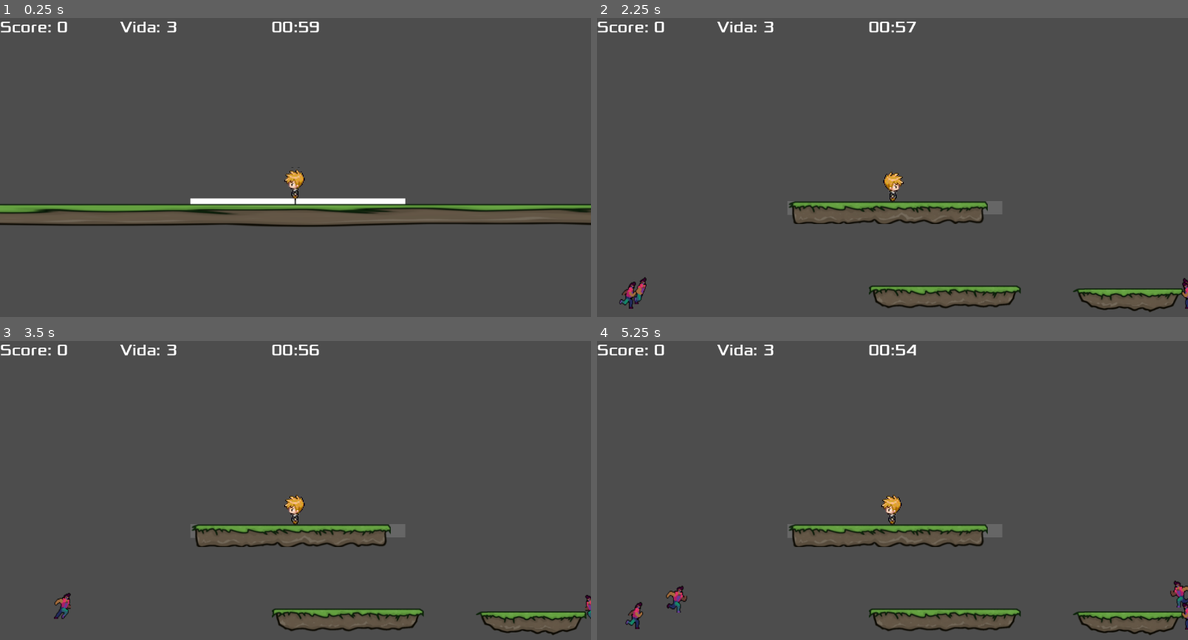
Above: before the commit, frames 1-4 (two rows, left to right).
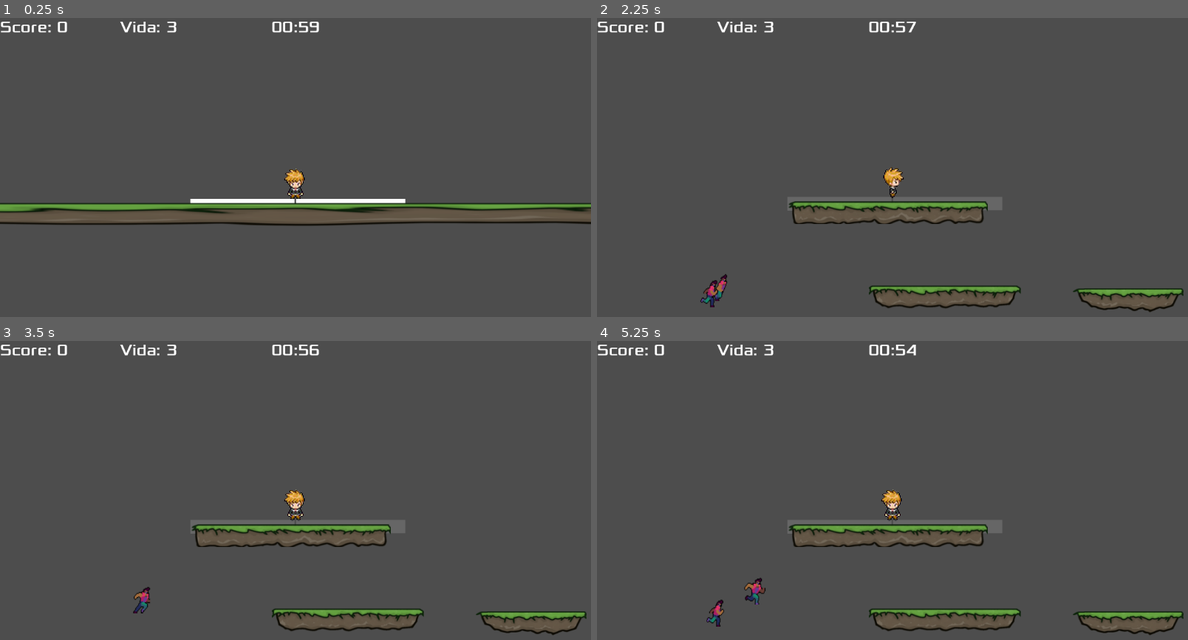
Above: after the commit, the same moments.

Repository: Jean-Lucca/GameDev-PUCRS-202501
Game: Godot game, scene res://Main.tscn
Two runs of this game, one before a commit and one after it. Both use one fixed random seed, a clock stepped at 60 frames per second and the inputs below. The engine's default icon, where the game draws it, is replaced by a stand-in: a white triangle on a blue panel in a dark square.
Inputs (mouse positions are in pixels of both pictures, inside the frame that each line leads up to):
- Up to frame 1 (0.25 s): no input
- Up to frame 2 (2.25 s): tap Enter at 0.5, 2 s; move the mouse to (1022, 167) at 0.52 s; press the mouse at (1022, 167) at 0.53 s; hold D (right) 0.53-1.28 s; tap Space at 1.25 s; move the mouse to (774, 200) at 1.27 s; release the mouse at (774, 200) at 1.28 s; hold S (down) 1.28-2.03 s; tap 2 (go_to_level_2) at 1.35 s; move the mouse to (951, 110) at 2.02 s; press the mouse at (951, 110) at 2.03 s; hold D (right) from 2.03 s (still down)
- Up to frame 3 (3.5 s): move the mouse to (265, 574) at 2.77 s; release D (right) at 2.78 s; release the mouse at (265, 574) at 2.78 s; hold W (up) from 2.78 s (still down); tap 2 (go_to_level_2) at 2.85 s
- Up to frame 4 (5.25 s): move the mouse to (1069, 556) at 3.52 s; release W (up) at 3.53 s; press the mouse at (1069, 556) at 3.53 s; hold A (left) 3.53-5.03 s; move the mouse to (715, 457) at 4.27 s; release the mouse at (715, 457) at 4.28 s; tap 2 (go_to_level_2) at 4.35 s; move the mouse to (922, 508) at 5.02 s; press the mouse at (922, 508) at 5.03 s; hold S (down) from 5.03 s (still down)

The runs differ from the first frame. In frame 1, 3.1% of the frame differs, in the area x 0-100%, y 49-70%; in frame 2, 1.3%; in frame 3, 1.1%; in frame 4, 1.6%.

Commit message:
organizado spawner, adicionado camera shake

Diff:
--- a/Game.gd
+++ b/Game.gd
@@ -1,9 +1,12 @@
 extends Node2D
 
 @export var player: CharacterBody2D
+@export var camera: Camera2D
 @export var scene_limit: Marker2D
 @export var mob_scene: PackedScene
 @export var current_scene: Node2D = null
+@onready var Spawn_esquerda = $SpawnEsquerda
+@onready var Spawn_direita = $SpawnDireita
 var spawn_timer : float = 0.0
 var spawn_interval : float = 2.0  # Spawn mobs every 5 seconds
 var time_left := 60.0
@@ -13,8 +16,9 @@
 	get_tree().call_group("Player","print_position")
 	current_scene = get_child(1)
 	player = current_scene.get_node("AnimPlayer")
+	camera = player.get_node("Camera2D")
+	camera.add_to_group("Camera")
 	scene_limit = current_scene.get_node("SceneLimit")
-
 	$BackgroundMusic.play()
 	AudioServer.set_bus_volume_linear(1, 0.3)
 
@@ -72,7 +76,7 @@
 	# LEFT MOB
 	var mob = mob_scene.instantiate()
 	mob.add_to_group("Enemies")
-	var left_spawn_pos = Vector2(camera_pos.x - screen_half_width + 50, initial_y_position)
+	var left_spawn_pos = Vector2(Spawn_esquerda.position.x - player.position.x, initial_y_position)
 	mob.global_position = left_spawn_pos
 	current_scene.add_child(mob)
 
@@ -83,7 +87,7 @@
 	# RIGHT MOB
 	var mob2 = mob_scene.instantiate()
 	mob2.add_to_group("Enemies")
-	var right_spawn_pos = Vector2(camera_pos.x + screen_half_width - 50, initial_y_position)
+	var right_spawn_pos = Vector2(Spawn_direita.position.x + player.position.x, initial_y_position)
 	mob2.global_position = right_spawn_pos
 
 	var sprite2 = mob2.get_node("AnimatedSprite2D")
--- a/Levels/Level1.tscn
+++ b/Levels/Level1.tscn
@@ -1,7 +1,8 @@
-[gd_scene load_steps=6 format=3 uid="uid://60okax2aajfx"]
+[gd_scene load_steps=7 format=3 uid="uid://60okax2aajfx"]
 
 [ext_resource type="PackedScene" uid="uid://d3equlu2k18pa" path="res://Player/AnimPlayer.tscn" id="1_ysn8j"]
 [ext_resource type="PackedScene" uid="uid://ciu6qrhn3f35e" path="res://Weapons/Bullet.tscn" id="2_6ll4n"]
+[ext_resource type="Script" uid="uid://djgyigcwfq8jo" path="res://Levels/camera_2d.gd" id="3_iotdp"]
 [ext_resource type="Texture2D" uid="uid://bj33xhy6d31ui" path="res://Sprites/grass2.png" id="4_bdlbp"]
 
 [sub_resource type="RectangleShape2D" id="RectangleShape2D_uu6xs"]
@@ -21,9 +22,10 @@
 drag_horizontal_enabled = true
 drag_vertical_enabled = true
 editor_draw_drag_margin = true
+script = ExtResource("3_iotdp")
 
 [node name="StaticBody2D2" type="StaticBody2D" parent="."]
-position = Vector2(779, 468)
+position = Vector2(771, 466)
 collision_mask = 2
 metadata/_edit_group_ = true
 
@@ -34,7 +36,6 @@
 
 [node name="CollisionShape2D" type="CollisionShape2D" parent="StaticBody2D2"]
 position = Vector2(-168, 1)
-scale = Vector2(1.5, 1.5)
 shape = SubResource("RectangleShape2D_uu6xs")
 
 [node name="Area2D" type="Area2D" parent="."]
--- /dev/null
+++ b/Levels/camera_2d.gd
@@ -0,0 +1,25 @@
+extends Camera2D
+
+@export var shake_intensity := 10.0
+@export var shake_duration := 0.3
+
+var _shake_time_left := 0.0
+var _original_offset := Vector2.ZERO
+
+func _ready():
+	_original_offset = offset
+
+
+func _process(delta):
+	if _shake_time_left > 0:
+		_shake_time_left -= delta
+		var shake = Vector2(
+			randf_range(-1, 1),
+			randf_range(-1, 1)
+		) * shake_intensity
+		offset = _original_offset + shake
+		if _shake_time_left <= 0:
+			offset = _original_offset
+
+func shake():
+	_shake_time_left = shake_duration
--- a/Main.tscn
+++ b/Main.tscn
@@ -50,3 +50,9 @@
 [node name="BackgroundMusic2D" type="AudioStreamPlayer2D" parent="."]
 stream = ExtResource("5_fos0i")
 bus = &"BGM"
+
+[node name="SpawnEsquerda" type="Marker2D" parent="."]
+position = Vector2(-44, 322)
+
+[node name="SpawnDireita" type="Marker2D" parent="."]
+position = Vector2(1195, 317)
--- a/Player/AnimPlayer.gd
+++ b/Player/AnimPlayer.gd
@@ -15,10 +15,10 @@
 var indicators = {}  # Dicionário para rastrear indicadores por inimigo
 var facing_dir := 1  # 1 = right, -1 = left
 @onready var hit_sound = $HitSound
-@onready var life = 3
+@onready var life = 300000000
 var is_invincible = false
 var invincibility_time = 0.0
-const INVINCIBILITY_DURATION = 3.0
+const INVINCIBILITY_DURATION = 1.5
 
 func _ready():
 	add_to_group("AnimPlayer")
@@ -37,7 +37,7 @@
 	var vel := Input.get_axis("left", "right")
 	if vel != 0:
 		facing_dir = sign(vel)
-		print(facing_dir)
+		#print(facing_dir)
 
 	if Input.is_action_just_pressed("left") || Input.is_action_just_pressed("right"):
 		var enemy_hit = detect_enemy_in_direction(facing_dir)
@@ -54,7 +54,7 @@
 			enemy_hit.die()
 
 			# Move player to enemy's X position (only X)
-			#global_position.x = enemy_x
+			global_position.x = enemy_x
 
 			# Calculate how much the player moved
 			var delta_x = enemy_x - old_x
@@ -180,21 +180,7 @@
 			$PlayerSprite.modulate = Color(1, 1, 1)  # volta ao normal
 	# move_8way(delta)
 	move_side(delta)
-	check_enemy_collisions()
 	detect_enemy_in_direction_delta()
-
-	#if position.y >= 1200:
-		#get_tree().change_scene_to_file("res://scenes/GameOver.tscn")
-
-func check_enemy_collisions():
-	var enemies = get_tree().get_nodes_in_group("Enemies")
-	for enemy in enemies:
-		if not is_instance_valid(enemy):
-			continue
-		if global_position.distance_to(enemy.global_position) < 40:
-			# Arbitrary hit radius; adjust as needed
-			take_damage()
-			break
 
 func take_damage():
 	if is_invincible:
--- a/Player/AnimPlayer.tscn
+++ b/Player/AnimPlayer.tscn
@@ -147,9 +147,9 @@
 script = ExtResource("1_kpjcp")
 
 [node name="PlayerSprite" type="AnimatedSprite2D" parent="."]
+position = Vector2(0, -9)
 sprite_frames = SubResource("SpriteFrames_efikj")
-animation = &"left"
-frame_progress = 0.605193
+animation = &"down"
 
 [node name="CollisionShape2D" type="CollisionShape2D" parent="."]
 position = Vector2(0, 10.5)
@@ -167,13 +167,13 @@
 
 [node name="EnemyRangeBar" type="ColorRect" parent="."]
 offset_left = 1.0
-offset_top = 29.0
+offset_top = 21.0
 offset_right = 41.0
-offset_bottom = 69.0
+offset_bottom = 61.0
 scale = Vector2(5.32738, 0.655998)
 
 [node name="EnemyRangeBarLeft" type="ColorRect" parent="."]
 offset_left = -205.0
-offset_top = 29.0
+offset_top = 21.0
 offset_right = -2.0
-offset_bottom = 56.0
+offset_bottom = 48.0
--- a/mob.gd
+++ b/mob.gd
@@ -3,13 +3,17 @@
 #@onready var animation_player = $mob
 #@onready var sprite = $Sprite2D
 var player: CharacterBody2D
+var camera: Camera2D
 @export var speed: float = 200.0  # Speed at which the mob chases the player
-@export var attack_range: float = 10.0  # Distance to stop and attack
+@export var attack_range: float = 35.0  # Distance to stop and attack
 
 func _ready():
 	var players = get_tree().get_nodes_in_group("Player")
+	var cameras = get_tree().get_nodes_in_group("Camera")
 	if players.size() > 0:
 		player = players[0]
+	if cameras.size() > 0:
+		camera = cameras[0]
 
 
 func _physics_process(delta):
@@ -29,7 +33,9 @@
 		move_and_slide()
 		sprite.animation = "attack"
 		sprite.play()
-		player.take_damage()
+		print(sprite.frame)
+		if(sprite.frame == 5):
+			player.take_damage()
 
 func _on_body_entered(body: Node) -> bool:
 	if body.name == "Anim_Player":
@@ -39,6 +45,7 @@
 	return false
 
 func die():
+	camera.shake()
 	_on_visible_on_screen_notifier_2d_screen_exited()
 
 func _on_visible_on_screen_notifier_2d_screen_exited():
--- a/mob.tscn
+++ b/mob.tscn
@@ -159,7 +159,7 @@
 
 [node name="AnimatedSprite2D" type="AnimatedSprite2D" parent="."]
 sprite_frames = SubResource("SpriteFrames_cixyi")
-animation = &"walk_right"
+animation = &"attack"
 
 [node name="CollisionShape2D" type="CollisionShape2D" parent="."]
 position = Vector2(1, 4)
Not shown, added: Levels/camera_2d.gd.uid
